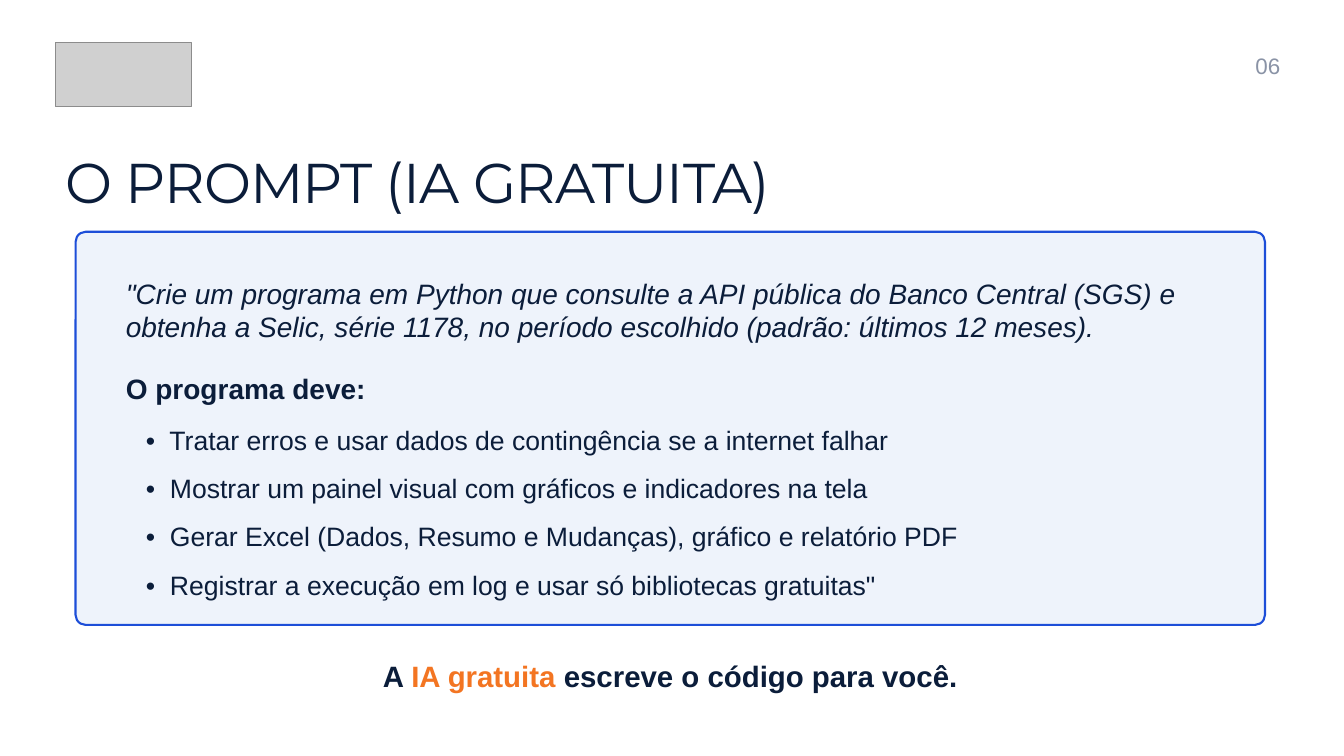
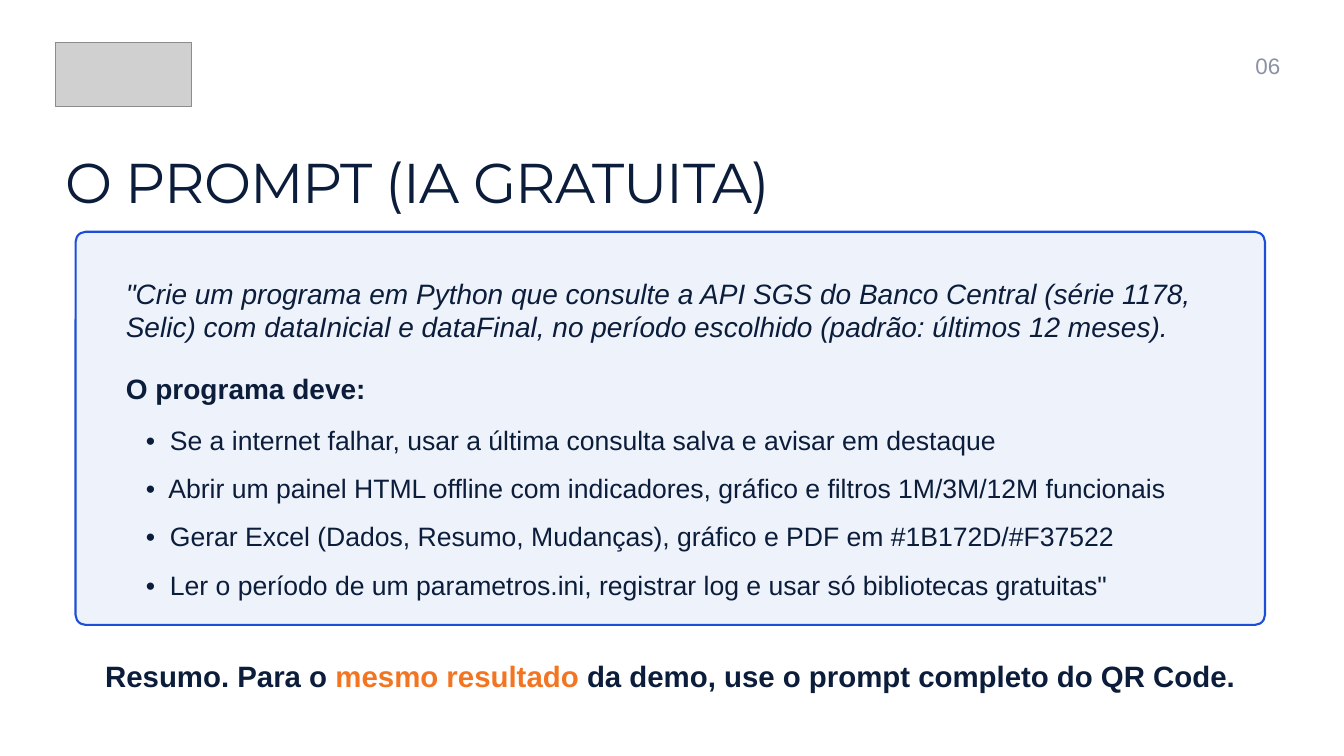
Before and after one commit to thaiza-commits/oficina-de-robos-bma, a slide deck: slide 6 of apresentacao/BMA-Oficina-de-Robos.pptx. Drawn at 1344x756 pixels with LibreOffice and Linux fonts; fonts in the diff are those of the drawing; grey boxes stand for pictures. Boxes give left, top, right and bottom in pixels: in the first picture for what was removed or moved away, otherwise in the second. Text is boxed around its words. In the diff, an @@ line names an element or a change of style, - is before the commit and + after.

```diff
--- a/apresentacao/BMA-Oficina-de-Robos.pptx
+++ b/apresentacao/BMA-Oficina-de-Robos.pptx
@@ text at (x1=126, y1=283, x2=1190, y2=343): text changed @@
-"Crie um programa em Python que consulte a API pública do Banco Central (SGS) e obtenha a Selic, série 1178, no período escolhido (padrão: últimos 12 meses).
+"Crie um programa em Python que consulte a API SGS do Banco Central (série 1178, Selic) com dataInicial e dataFinal, no período escolhido (padrão: últimos 12 meses).
@@ text at (x1=170, y1=430, x2=995, y2=455): text changed @@
-• Tratar erros e usar dados de contingência se a internet falhar
+• Se a internet falhar, usar a última consulta salva e avisar em destaque
@@ text at (x1=168, y1=478, x2=1165, y2=503): text changed @@
-• Mostrar um painel visual com gráficos e indicadores na tela
+• Abrir um painel HTML offline com indicadores, gráfico e filtros 1M/3M/12M funcionais
@@ text at (x1=170, y1=526, x2=1114, y2=552): text changed @@
-• Gerar Excel (Dados, Resumo e Mudanças), gráfico e relatório PDF
+• Gerar Excel (Dados, Resumo, Mudanças), gráfico e PDF em #1B172D/#F37522
@@ text at (x1=170, y1=575, x2=1107, y2=600): text changed @@
-• Registrar a execução em log e usar só bibliotecas gratuitas"
+• Ler o período de um parametros.ini, registrar log e usar só bibliotecas gratuitas"
@@ text at (x1=105, y1=665, x2=1235, y2=692): text changed @@
-A IA gratuita escreve o código para você.
+Resumo. Para o mesmo resultado da demo, use o prompt completo do QR Code.
```
Also in this commit, not shown: 7 other files.
